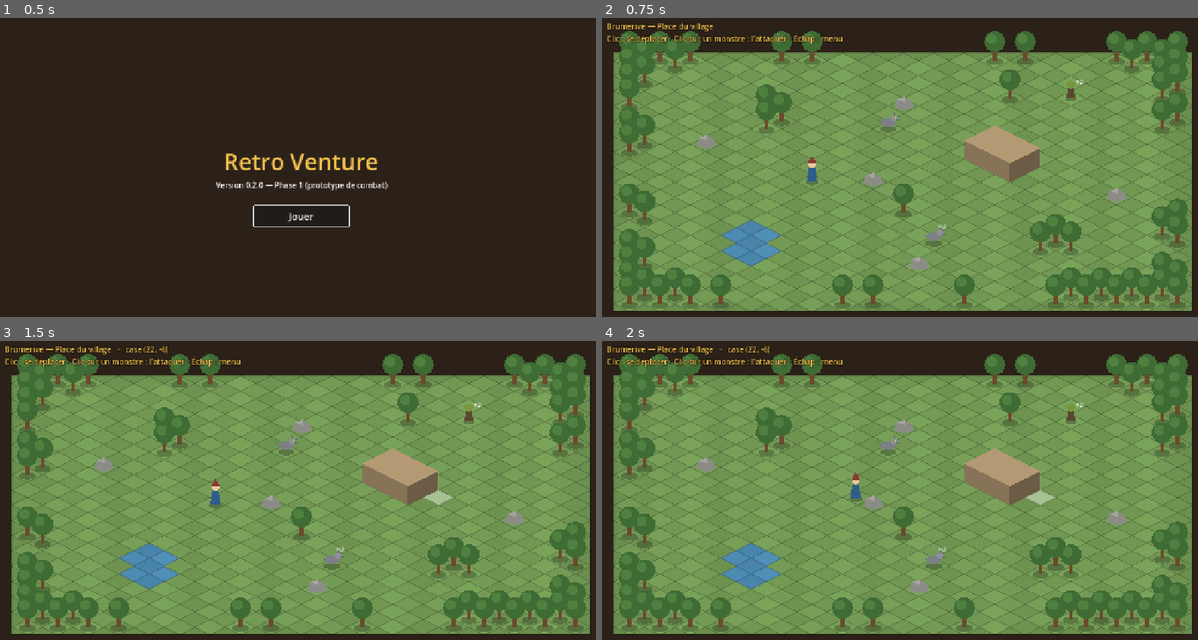
Above: before the commit, frames 1-4 (two rows, left to right).
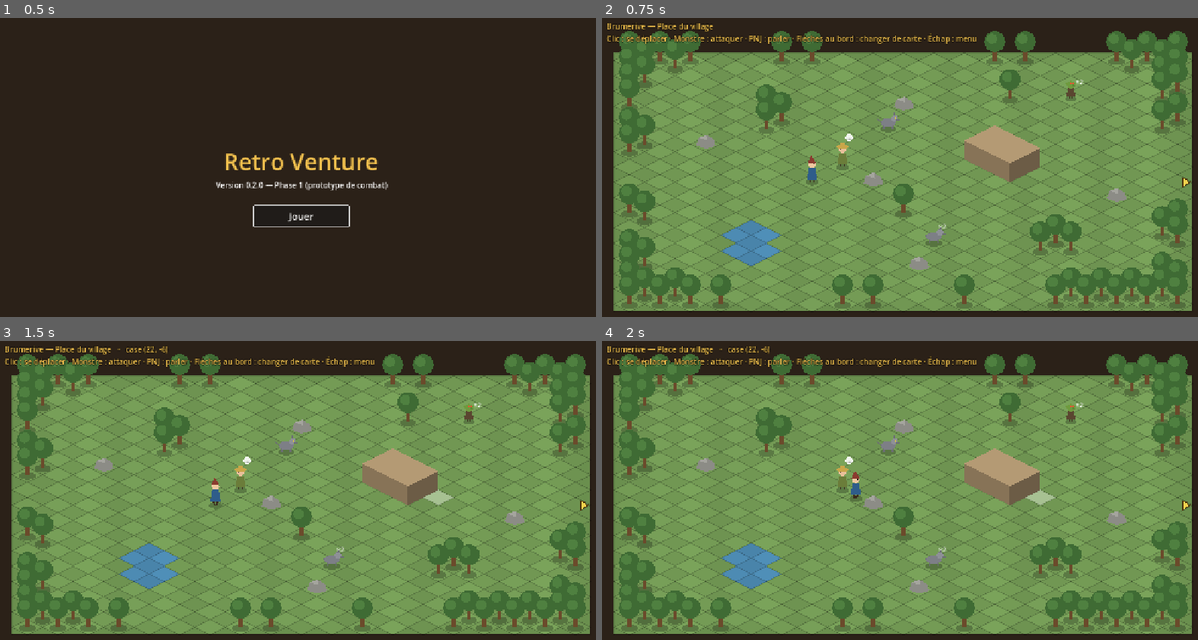
Above: after the commit, the same moments.

Repository: Ottoreg/Retro_Venture
Game: Godot game, scene res://client/main/main.tscn
Same seed, same stepped clock (60 frames per second), same inputs: the game is played once before the commit and once after it.
Inputs (mouse positions are in pixels of both pictures, inside the frame that each line leads up to):
- Up to frame 1 (0.5 s): no input
- Up to frame 2 (0.75 s): click "Jouer" at 0.5 s
- Up to frame 3 (1.5 s): tap Enter at 1.25 s; move the mouse to (435, 493) at 1.27 s; tap 1 at 1.35 s; click (435, 493) at 1.42 s
- Up to frame 4 (2 s): no input

Frame 1 is identical in both runs. In frame 2, 0.8% of the frame differs, in the area x 12-99%, y 5-76%; in frame 3, 0.8%; in frame 4, 0.8%.

Commit message:
Affichage : PNJ, bulle de dialogue, sorties de carte, marche animée
- PNJ dessinés (villageois au chapeau, gobelin), clic pour leur parler,
  bulle de dialogue réplique par réplique
- Flèches sur les bords qui mènent à une autre carte ; clic sur un bord
  (ou juste derrière) pour changer de carte ; info « Vers : … » au survol
- La vue garde la carte affichée pendant la marche jusqu'au bord
- Marche animée : petits sauts, jambes qui alternent, personnage tourné
  dans le sens de la marche
- Test client : dialogue et changement de carte

Co-Authored-By: Claude Opus 5.5 <noreply@anthropic.com>
Claude-Session: https://claude.ai/code/session_0114PiVWNQXwr2mf8nPZAMFH

Diff:
--- a/game/client/world/map_view.gd
+++ b/game/client/world/map_view.gd
@@ -12,6 +12,7 @@
 signal combat_message(text: String)
 signal combat_ended(victory: bool, xp: int)
 signal exploration_resumed
+signal map_changed
 
 enum Mode { EXPLORATION, COMBAT }
 
@@ -50,6 +51,9 @@
 
 var world: World
 var mode: Mode = Mode.EXPLORATION
+## Carte affichée. Elle peut être en retard sur `world.map` pendant une marche vers le bord :
+## le noyau a déjà changé de carte, l'écran pas encore.
+var _map: GameMap
 ## Sort sélectionné par le joueur en combat (id), ou "".
 var selected_spell := ""
 ## Ordre de jeu (ids) et combattant dont c'est le tour.
@@ -78,15 +82,33 @@
 ## Textes flottants : { text, color, pos (Vector2 grille), age }.
 var _floating: Array[Dictionary] = []
 
+# Dialogue en cours avec un PNJ : { nom, repliques, index, case }, ou {}.
+var _dialogue: Dictionary = {}
+var _bubble: PanelContainer
+var _bubble_name: Label
+var _bubble_text: Label
+
 
 func setup(p_world: World) -> void:
 	world = p_world
-	var rect := world.map.screen_rect()
+	if _bubble == null:
+		_build_bubble()
+	_load_map(world.map)
+	_load_exploration_actors()
+
+
+func current_map() -> GameMap:
+	return _map
+
+
+func _load_map(map: GameMap) -> void:
+	_map = map
+	_close_dialogue()
+	var rect := _map.screen_rect()
 	var rect_polygon := PackedVector2Array([rect.position, Vector2(rect.end.x, rect.position.y), rect.end, Vector2(rect.position.x, rect.end.y)])
 	_border_polygons.clear()
-	for cell in world.map.border_cells():
+	for cell in _map.border_cells():
 		_border_polygons.append_array(Geometry2D.intersect_polygons(IsoGrid.diamond(IsoGrid.cell_to_screen(cell)), rect_polygon))
-	_load_exploration_actors()
 	queue_redraw()
 
 
@@ -154,7 +176,10 @@
 			return
 		var cell := IsoGrid.screen_to_cell(get_local_mouse_position())
 		if button.button_index == MOUSE_BUTTON_LEFT:
-			_on_click(cell)
+			if not _dialogue.is_empty():
+				_next_dialogue_line()
+			else:
+				_on_click(cell)
 		elif button.button_index == MOUSE_BUTTON_RIGHT and selected_spell != "":
 			selected_spell = ""
 			_refresh_overlays()
@@ -165,13 +190,19 @@
 		if _playing:
 			_pending_click = cell
 			return
+		var npc := _map.npc_at(cell)
 		var group := world.group_at(cell)
-		if not group.is_empty():
+		var exit := _exit_at(cell)
+		if not npc.is_empty():
+			_send({"type": Protocol.CMD_TALK, "entite": World.PLAYER_ID, "pnj": npc["id"]})
+		elif not group.is_empty():
 			_send({"type": Protocol.CMD_ENGAGE, "entite": World.PLAYER_ID, "groupe": group["id"]})
+		elif not exit.is_empty():
+			_send({"type": Protocol.CMD_MOVE, "entite": World.PLAYER_ID, "cible": exit["case"], "sortie": exit["direction"]})
 		else:
 			_send({"type": Protocol.CMD_MOVE, "entite": World.PLAYER_ID, "cible": cell})
 		return
-	if _playing or not world.map.is_inside(cell):
+	if _playing or not _map.is_inside(cell):
 		return
 	if is_placement():
 		_send({"type": Protocol.CMD_PLACE, "entite": World.PLAYER_ID, "cible": cell})
@@ -184,6 +215,33 @@
 			_send({"type": Protocol.CMD_MOVE, "entite": World.PLAYER_ID, "cible": cell})
 
 
+## Sortie de carte visée par un clic sur `cell` : { direction, case } ou {}. Un clic sur une case
+## du bord ou sur la demi-case juste derrière fait changer de carte.
+func _exit_at(cell: Vector2i) -> Dictionary:
+	if _map.is_inside(cell):
+		var directions := _map.exit_directions(cell)
+		if not directions.is_empty() and _map.is_walkable(cell):
+			return {"direction": directions[0], "case": cell}
+		return {}
+	var row := cell.x + cell.y
+	var half_column := cell.x - cell.y
+	var direction := ""
+	if row <= 0:
+		direction = "haut"
+	elif row >= _map.rows:
+		direction = "bas"
+	elif half_column <= 0:
+		direction = "gauche"
+	elif half_column >= 2 * _map.columns:
+		direction = "droite"
+	if direction.is_empty() or not _map.exits.has(direction):
+		return {}
+	var target := _map.arrival_cell(GameMap.OPPOSITE_DIRECTION[direction], cell)
+	if direction not in _map.exit_directions(target):
+		return {}
+	return {"direction": direction, "case": target}
+
+
 func _send(command: Dictionary) -> void:
 	_preview.clear()
 	_queue.append_array(world.execute(command))
@@ -201,7 +259,14 @@
 
 
 func _describe(cell: Vector2i) -> String:
-	if not world.map.is_inside(cell):
+	if mode == Mode.EXPLORATION:
+		var exit := _exit_at(cell)
+		if not exit.is_empty():
+			return "Vers : %s" % world.neighbor_name(exit["direction"])
+		var npc := _map.npc_at(cell)
+		if not npc.is_empty():
+			return "%s (cliquer pour parler)" % npc["nom"]
+	if not _map.is_inside(cell):
 		return ""
 	for actor_id: String in _actors:
 		var data: Dictionary = _actors[actor_id]
@@ -209,16 +274,18 @@
 			if mode == Mode.COMBAT:
 				return "%s — %d / %d PV" % [data["name"], data["hp"], data["max_hp"]]
 			return "%s (groupe de %d)" % [data["name"], data["count"]] if data["count"] > 1 else data["name"]
-	return "case (%d, %d)%s" % [cell.x, cell.y, "" if world.map.is_walkable(cell) else " — bloquée"]
+	return "case (%d, %d)%s" % [cell.x, cell.y, "" if _map.is_walkable(cell) else " — bloquée"]
 
 
 func _update_preview() -> void:
 	_preview.clear()
-	if _playing or not world.map.is_inside(_hovered):
+	if _playing or not _map.is_inside(_hovered):
 		queue_redraw()
 		return
 	if mode == Mode.EXPLORATION:
-		_preview = world.map.find_path(world.position_of(World.PLAYER_ID), _hovered)
+		var exit := _exit_at(_hovered)
+		var target: Vector2i = exit["case"] if not exit.is_empty() else _hovered
+		_preview = _map.find_path(world.position_of(World.PLAYER_ID), target)
 	elif is_player_turn() and selected_spell == "" and _reachable.has(_hovered):
 		_preview = _reachable[_hovered]
 	queue_redraw()
@@ -247,8 +314,12 @@
 	var data: Dictionary = _actors[_walk_actor]
 	var current: Vector2 = data["pos"]
 	var next := Vector2(_walk_path[0])
-	var distance := IsoGrid.grid_to_screen(current).distance_to(IsoGrid.grid_to_screen(next))
+	var screen_delta := IsoGrid.grid_to_screen(next) - IsoGrid.grid_to_screen(current)
+	var distance := screen_delta.length()
 	var step := WALK_SPEED * delta
+	if absf(screen_delta.x) > 0.5:
+		data["facing"] = 1.0 if screen_delta.x > 0.0 else -1.0
+	data["phase"] += delta * 14.0
 	if distance <= step:
 		data["pos"] = next
 		_walk_path.remove_at(0)
@@ -292,11 +363,21 @@
 		_walk_path = path.duplicate()
 		combat_state_changed.emit()
 		return -1.0
+	if type == Protocol.EVT_DIALOGUE:
+		_open_dialogue(event)
+		return 0.0
+	if type == Protocol.EVT_MAP_CHANGED:
+		_load_map(world.map)
+		_load_exploration_actors()
+		_actors[World.PLAYER_ID]["pos"] = Vector2(event["position"])
+		map_changed.emit()
+		return 0.15
 	if type == Protocol.EVT_REFUSED:
 		if mode == Mode.COMBAT and _refusals.has(event["raison"]):
 			combat_message.emit(_refusals[event["raison"]])
 		return 0.0
 	if type == Protocol.EVT_COMBAT_STARTED:
+		_close_dialogue()
 		_load_combat_actors(event)
 		combat_started.emit()
 		return 0.3
@@ -388,7 +469,7 @@
 
 func _new_actor(pos: Vector2, kind: String, team: int, actor_name: String, hp: int, max_hp: int) -> Dictionary:
 	return {"pos": pos, "kind": kind, "team": team, "name": actor_name, "hp": hp, "max_hp": max_hp,
-		"pa": 0, "pm": 0, "alive": true, "count": 1}
+		"pa": 0, "pm": 0, "alive": true, "count": 1, "facing": 1.0, "phase": 0.0}
 
 
 ## Recalcule les zones affichées en combat (déplacement, portée du sort).
@@ -414,7 +495,7 @@
 func _draw() -> void:
 	if world == null:
 		return
-	var map := world.map
+	var map := _map
 	_draw_ground(map)
 
 	if mode == Mode.COMBAT:
@@ -442,12 +523,19 @@
 		var data: Dictionary = _actors[actor_id]
 		if data["alive"]:
 			drawables.append([IsoGrid.depth(data["pos"]) + 0.01, "acteur", actor_id])
+	if mode == Mode.EXPLORATION:
+		for npc in map.npcs:
+			drawables.append([IsoGrid.depth(Vector2(npc["case"])) + 0.01, "pnj", npc])
 	drawables.sort_custom(func(a: Array, b: Array) -> bool: return a[0] < b[0])
 	for drawable: Array in drawables:
 		if drawable[1] == "acteur":
 			_draw_actor(drawable[2])
+		elif drawable[1] == "pnj":
+			_draw_npc(drawable[2])
 		else:
 			_draw_obstacle(drawable[2], map.obstacles[drawable[2]])
+	if mode == Mode.EXPLORATION:
+		_draw_exit_arrows(map)
 
 	var font := ThemeDB.fallback_font
 	for text in _floating:
@@ -521,21 +609,27 @@
 func _draw_actor(actor_id: String) -> void:
 	var data: Dictionary = _actors[actor_id]
 	var base := IsoGrid.grid_to_screen(data["pos"])
+	var walking := actor_id == _walk_actor
+	var phase: float = data["phase"]
+	var facing: float = data["facing"]
 	if mode == Mode.COMBAT:
 		var ring := _ellipse(base, 18, 9)
 		ring.append(ring[0])
 		draw_polyline(ring, COLOR_TEAM[clampi(data["team"], 0, 1)], 3.0)
 		if actor_id == current_turn:
 			draw_colored_polygon(_ellipse(base, 18, 9), Color(1, 1, 1, 0.25))
+	# Petits sauts et jambes qui alternent pendant la marche.
+	var swing := sin(phase) * 3.0 if walking else 0.0
+	var body := base + Vector2(0, -absf(sin(phase)) * 2.5 if walking else 0.0)
 	var kind: String = data["kind"]
 	if actor_id == World.PLAYER_ID:
-		_draw_player(base)
+		_draw_humanoid(base, body, facing, swing, Color("2f5d8a"), Color("f0c8a0"), Color("8a3b2f"), "pointu")
 	elif kind.contains("loup"):
-		_draw_wolf(base)
+		_draw_wolf(base, body, facing, swing)
 	elif kind.contains("gobelin"):
-		_draw_goblin(base)
+		_draw_goblin(base, body, facing, swing)
 	else:
-		_draw_blob(base)
+		_draw_blob(base, body)
 	if mode == Mode.EXPLORATION and data["count"] > 1:
 		draw_string(ThemeDB.fallback_font, base + Vector2(10, -30), "×%d" % data["count"], HORIZONTAL_ALIGNMENT_LEFT, -1, 14, Color.WHITE)
 	if mode == Mode.COMBAT:
@@ -545,42 +639,165 @@
 		draw_rect(Rect2(bar.position, Vector2(bar.size.x * ratio, bar.size.y)), Color(0.3, 0.85, 0.3) if ratio > 0.3 else Color(0.9, 0.3, 0.2))
 
 
-func _draw_player(base: Vector2) -> void:
+func _draw_npc(npc: Dictionary) -> void:
+	var base := IsoGrid.cell_to_screen(npc["case"])
+	var npc_id: String = npc["id"]
+	if npc_id.contains("gobelin"):
+		_draw_goblin(base, base, -1.0, 0.0)
+	else:
+		_draw_humanoid(base, base, -1.0, 0.0, Color("6b7d3a"), Color("e8c09a"), Color("c9a64a"), "chapeau")
+	# Petite bulle « … » : ce personnage a quelque chose à dire.
+	var mark := base + Vector2(14, -62)
+	draw_circle(mark, 8, Color(1, 1, 1, 0.9))
+	draw_string(ThemeDB.fallback_font, mark + Vector2(-6, 4), "…", HORIZONTAL_ALIGNMENT_LEFT, -1, 14, Color(0.2, 0.2, 0.2))
+
+
+## Point d'un dessin tourné vers la droite (`facing` = 1) ou la gauche (-1).
+func _at(origin: Vector2, x: float, y: float, facing: float) -> Vector2:
+	return origin + Vector2(x * facing, y)
+
+
+## Personnage humanoïde : jambes, cape, tête, couvre-chef (« pointu » ou « chapeau »).
+func _draw_humanoid(base: Vector2, body: Vector2, facing: float, swing: float, cloak: Color, skin: Color, hat: Color, hat_kind: String) -> void:
 	draw_colored_polygon(_ellipse(base, 14, 7), COLOR_SHADOW)
+	draw_line(base + Vector2(-4, -8), base + Vector2(-4 + swing, 0), Color("3b2a1c"), 4.0)
+	draw_line(base + Vector2(4, -8), base + Vector2(4 - swing, 0), Color("3b2a1c"), 4.0)
 	draw_colored_polygon(PackedVector2Array([
-		base + Vector2(-11, -2), base + Vector2(11, -2), base + Vector2(7, -30), base + Vector2(-7, -30),
-	]), Color("2f5d8a"))
-	draw_circle(base + Vector2(0, -38), 8, Color("f0c8a0"))
+		body + Vector2(-11, -6), body + Vector2(11, -6), body + Vector2(7, -30), body + Vector2(-7, -30),
+	]), cloak)
+	draw_circle(body + Vector2(0, -38), 8, skin)
+	draw_circle(_at(body, 4, -39, facing), 1.3, Color(0.15, 0.1, 0.1))
+	if hat_kind == "chapeau":
+		draw_colored_polygon(_ellipse(body + Vector2(0, -43), 13, 4), hat)
+		draw_colored_polygon(PackedVector2Array([body + Vector2(-6, -43), body + Vector2(6, -43), body + Vector2(4, -52), body + Vector2(-4, -52)]), hat)
+	else:
+		draw_colored_polygon(PackedVector2Array([
+			body + Vector2(-9, -40), body + Vector2(9, -40), _at(body, -2, -57, facing),
+		]), hat)
+
+
+func _draw_wolf(base: Vector2, body: Vector2, facing: float, swing: float) -> void:
+	var fur := Color("7d7f86")
+	var dark := Color("6b6d73")
+	draw_colored_polygon(_ellipse(base, 18, 7), COLOR_SHADOW)
+	for leg_x in [-9.0, 9.0]:
+		var direction := 1.0 if leg_x < 0.0 else -1.0
+		draw_line(_at(body, leg_x, -10, facing), _at(base, leg_x + swing * direction, 0, facing), dark, 3.0)
+	draw_colored_polygon(_ellipse(body + Vector2(0, -14), 16, 9), fur)
+	draw_circle(_at(body, 13, -22, facing), 7, Color("8e9097"))
+	draw_colored_polygon(PackedVector2Array([_at(body, 10, -27, facing), _at(body, 13, -36, facing), _at(body, 16, -27, facing)]), dark)
+	draw_colored_polygon(PackedVector2Array([_at(body, 17, -21, facing), _at(body, 25, -19, facing), _at(body, 17, -17, facing)]), dark)
+	draw_colored_polygon(PackedVector2Array([_at(body, -15, -16, facing), _at(body, -26, -24 + swing, facing), _at(body, -14, -11, facing)]), dark)
+	draw_circle(_at(body, 15, -23, facing), 1.5, Color(0.9, 0.8, 0.2))
+
+
+func _draw_goblin(base: Vector2, body: Vector2, facing: float, swing: float) -> void:
+	var skin := Color("6f9a3e")
+	draw_colored_polygon(_ellipse(base, 12, 6), COLOR_SHADOW)
+	draw_line(base + Vector2(-3, -6), base + Vector2(-3 + swing, 0), Color("3b2a1c"), 3.0)
+	draw_line(base + Vector2(3, -6), base + Vector2(3 - swing, 0), Color("3b2a1c"), 3.0)
 	draw_colored_polygon(PackedVector2Array([
-		base + Vector2(-9, -40), base + Vector2(9, -40), base + Vector2(0, -56),
-	]), Color("8a3b2f"))
-
-
-func _draw_wolf(base: Vector2) -> void:
-	draw_colored_polygon(_ellipse(base, 18, 7), COLOR_SHADOW)
-	draw_colored_polygon(_ellipse(base + Vector2(0, -14), 16, 9), Color("7d7f86"))
-	draw_circle(base + Vector2(13, -22), 7, Color("8e9097"))
-	draw_colored_polygon(PackedVector2Array([base + Vector2(10, -27), base + Vector2(13, -36), base + Vector2(16, -27)]), Color("6b6d73"))
-	draw_colored_polygon(PackedVector2Array([base + Vector2(17, -21), base + Vector2(25, -19), base + Vector2(17, -17)]), Color("6b6d73"))
-	draw_colored_polygon(PackedVector2Array([base + Vector2(-15, -16), base + Vector2(-26, -24), base + Vector2(-14, -11)]), Color("6b6d73"))
-	draw_circle(base + Vector2(15, -23), 1.5, Color(0.9, 0.8, 0.2))
-
-
-func _draw_goblin(base: Vector2) -> void:
-	draw_colored_polygon(_ellipse(base, 12, 6), COLOR_SHADOW)
-	draw_colored_polygon(PackedVector2Array([
-		base + Vector2(-9, -2), base + Vector2(9, -2), base + Vector2(6, -22), base + Vector2(-6, -22),
+		body + Vector2(-9, -5), body + Vector2(9, -5), body + Vector2(6, -22), body + Vector2(-6, -22),
 	]), Color("5a4630"))
-	draw_circle(base + Vector2(0, -29), 8, Color("6f9a3e"))
-	draw_colored_polygon(PackedVector2Array([base + Vector2(-6, -31), base + Vector2(-17, -36), base + Vector2(-7, -26)]), Color("6f9a3e"))
-	draw_colored_polygon(PackedVector2Array([base + Vector2(6, -31), base + Vector2(17, -36), base + Vector2(7, -26)]), Color("6f9a3e"))
-	draw_circle(base + Vector2(-3, -30), 1.5, Color(1, 0.3, 0.2))
-	draw_circle(base + Vector2(3, -30), 1.5, Color(1, 0.3, 0.2))
-
-
-func _draw_blob(base: Vector2) -> void:
+	draw_circle(body + Vector2(0, -29), 8, skin)
+	draw_colored_polygon(PackedVector2Array([body + Vector2(-6, -31), body + Vector2(-17, -36), body + Vector2(-7, -26)]), skin)
+	draw_colored_polygon(PackedVector2Array([body + Vector2(6, -31), body + Vector2(17, -36), body + Vector2(7, -26)]), skin)
+	draw_colored_polygon(PackedVector2Array([_at(body, 5, -30, facing), _at(body, 12, -27, facing), _at(body, 5, -26, facing)]), Color("5d8433"))
+	draw_circle(_at(body, -1, -31, facing), 1.5, Color(1, 0.3, 0.2))
+	draw_circle(_at(body, 4, -31, facing), 1.5, Color(1, 0.3, 0.2))
+
+
+func _draw_blob(base: Vector2, body: Vector2) -> void:
 	draw_colored_polygon(_ellipse(base, 14, 7), COLOR_SHADOW)
-	draw_colored_polygon(_ellipse(base + Vector2(0, -12), 13, 12), Color("9a5fb0"))
+	draw_colored_polygon(_ellipse(body + Vector2(0, -12), 13, 12), Color("9a5fb0"))
+
+
+## Flèches au milieu des bords qui mènent à une autre carte.
+func _draw_exit_arrows(map: GameMap) -> void:
+	var rect := map.screen_rect()
+	var center := rect.get_center()
+	var arrows := {
+		"haut": [Vector2(center.x, 10), Vector2(0, -1)],
+		"bas": [Vector2(center.x, rect.end.y - 10), Vector2(0, 1)],
+		"gauche": [Vector2(14, center.y), Vector2(-1, 0)],
+		"droite": [Vector2(rect.end.x - 14, center.y), Vector2(1, 0)],
+	}
+	for direction: String in map.exits:
+		if not arrows.has(direction):
+			continue
+		var tip: Vector2 = arrows[direction][0]
+		var forward: Vector2 = arrows[direction][1]
+		var side := Vector2(-forward.y, forward.x)
+		var points := PackedVector2Array([tip + forward * 9, tip - forward * 7 + side * 10, tip - forward * 7 - side * 10])
+		draw_colored_polygon(points, Color(1, 0.85, 0.3, 0.9))
+		points.append(points[0])
+		draw_polyline(points, Color(0.3, 0.2, 0.05), 2.0)
+
+
+# --- Bulle de dialogue -------------------------------------------------------------------------
+
+func _build_bubble() -> void:
+	_bubble = PanelContainer.new()
+	_bubble.mouse_filter = Control.MOUSE_FILTER_IGNORE
+	var style := StyleBoxFlat.new()
+	style.bg_color = Color(1, 0.98, 0.92, 0.96)
+	style.border_color = Color(0.35, 0.25, 0.12)
+	style.set_border_width_all(2)
+	style.set_corner_radius_all(10)
+	style.set_content_margin_all(10)
+	_bubble.add_theme_stylebox_override("panel", style)
+	var box := VBoxContainer.new()
+	box.mouse_filter = Control.MOUSE_FILTER_IGNORE
+	_bubble.add_child(box)
+	_bubble_name = Label.new()
+	_bubble_name.add_theme_color_override("font_color", Color(0.55, 0.3, 0.05))
+	_bubble_name.add_theme_font_size_override("font_size", 15)
+	_bubble_text = Label.new()
+	_bubble_text.custom_minimum_size = Vector2(300, 0)
+	_bubble_text.autowrap_mode = TextServer.AUTOWRAP_WORD_SMART
+	_bubble_text.add_theme_color_override("font_color", Color(0.15, 0.12, 0.1))
+	_bubble_text.add_theme_font_size_override("font_size", 15)
+	var hint := Label.new()
+	hint.text = "(cliquez pour continuer)"
+	hint.horizontal_alignment = HORIZONTAL_ALIGNMENT_RIGHT
+	hint.add_theme_color_override("font_color", Color(0.45, 0.4, 0.35))
+	hint.add_theme_font_size_override("font_size", 12)
+	for label: Label in [_bubble_name, _bubble_text, hint]:
+		label.mouse_filter = Control.MOUSE_FILTER_IGNORE
+		box.add_child(label)
+	_bubble.visible = false
+	add_child(_bubble)
+
+
+func _open_dialogue(event: Dictionary) -> void:
+	_dialogue = {"nom": event["nom"], "repliques": event["repliques"], "index": 0, "case": event["case"]}
+	_show_dialogue_line()
+
+
+func _next_dialogue_line() -> void:
+	_dialogue["index"] += 1
+	if _dialogue["index"] >= _dialogue["repliques"].size():
+		_close_dialogue()
+	else:
+		_show_dialogue_line()
+
+
+func _show_dialogue_line() -> void:
+	_bubble_name.text = _dialogue["nom"]
+	_bubble_text.text = _dialogue["repliques"][_dialogue["index"]]
+	_bubble.visible = true
+	_bubble.reset_size()
+	var bubble_size := _bubble.get_combined_minimum_size()
+	var anchor := IsoGrid.cell_to_screen(_dialogue["case"]) + Vector2(0, -68)
+	var top_left := anchor - Vector2(bubble_size.x / 2.0, bubble_size.y)
+	var max_x := _map.screen_rect().size.x - bubble_size.x
+	_bubble.position = Vector2(clampf(top_left.x, 0.0, maxf(max_x, 0.0)), maxf(top_left.y, -60.0))
+
+
+func _close_dialogue() -> void:
+	_dialogue = {}
+	if _bubble != null:
+		_bubble.visible = false
 
 
 func _scaled_diamond(center: Vector2, scale_factor: float) -> PackedVector2Array:
--- a/game/client/world/world_scene.gd
+++ b/game/client/world/world_scene.gd
@@ -3,7 +3,7 @@
 ## l'affichage (carte + interface de combat).
 
 const START_MAP := "res://data/cartes/brumerive_0_0.json"
-const HELP_EXPLORATION := "Clic : se déplacer · Clic sur un monstre : l'attaquer · Échap : menu"
+const HELP_EXPLORATION := "Clic : se déplacer · Monstre : attaquer · PNJ : parler · Flèches au bord : changer de carte · Échap : menu"
 const HELP_COMBAT := "Clic : se déplacer (cases vertes) · 1-4 : choisir un sort, clic : le lancer · Clic droit : annuler"
 
 @onready var _map_view: MapView = $MapView
@@ -18,11 +18,13 @@
 	if map == null:
 		_info.text = "Impossible de charger la carte %s" % START_MAP
 		return
-	_map_view.setup(World.new(map, GameData.load_all()))
+	var load_neighbor := func(map_id: String) -> GameMap: return DataLoader.load_map(DataLoader.map_path(map_id))
+	_map_view.setup(World.new(map, GameData.load_all(), load_neighbor))
 	_combat_hud.setup(_map_view)
 	_map_view.hovered_cell_changed.connect(_on_hovered_cell_changed)
 	_map_view.combat_started.connect(_update_info)
 	_map_view.exploration_resumed.connect(_update_info)
+	_map_view.map_changed.connect(_on_map_changed)
 	get_viewport().size_changed.connect(_center_map)
 	_center_map()
 	_update_info()
@@ -34,10 +36,16 @@
 
 
 func _center_map() -> void:
-	var map_size := _map_view.world.map.screen_rect().size
+	var map_size := _map_view.current_map().screen_rect().size
 	var free_space := get_viewport_rect().size - map_size
 	# Un peu plus de place en bas, pour la barre d'interface.
 	_map_view.position = Vector2(free_space.x / 2.0, maxf(free_space.y / 2.0 - 8.0, 0.0)).round()
+
+
+func _on_map_changed() -> void:
+	_hover_text = ""
+	_center_map()
+	_update_info()
 
 
 func _on_hovered_cell_changed(_cell: Vector2i, description: String) -> void:
@@ -46,7 +54,7 @@
 
 
 func _update_info() -> void:
-	var map := _map_view.world.map
+	var map := _map_view.current_map()
 	var help := HELP_COMBAT if _map_view.mode == MapView.Mode.COMBAT else HELP_EXPLORATION
 	var detail := "   ·   %s" % _hover_text if not _hover_text.is_empty() else ""
 	_info.text = "%s%s\n%s" % [map.display_name, detail, help]
--- a/game/tests/test_client.gd
+++ b/game/tests/test_client.gd
@@ -49,3 +49,36 @@
 	assert_eq(view.mode, MapView.Mode.EXPLORATION, "retour en exploration")
 	assert_false(view.world.in_combat())
 	scene.free()
+
+
+func test_pnj_et_changement_de_carte() -> void:
+	var tree := Engine.get_main_loop() as SceneTree
+	var scene: Node = load("res://client/world/world.tscn").instantiate()
+	tree.root.add_child(scene)
+	var view: MapView = scene.get_node("MapView")
+	var map := view.current_map()
+
+	# Parler au PNJ : le joueur s'approche, la bulle s'affiche, chaque clic passe à la suite.
+	assert_true(map.npcs.size() > 0, "un PNJ au village")
+	var npc: Dictionary = map.npcs[0]
+	view._on_click(npc["case"])
+	_run_until_idle(view)
+	assert_true(view._bubble.visible, "bulle de dialogue affichée")
+	assert_eq(view._bubble_text.text, npc["repliques"][0])
+	for i in npc["repliques"].size():
+		view._next_dialogue_line()
+	assert_false(view._bubble.visible, "bulle fermée après la dernière réplique")
+
+	# Sortie par le bord droit.
+	var exit_cell := Vector2i(-1, -1)
+	for cell: Vector2i in map.cells():
+		if map.is_walkable(cell) and "droite" in map.exit_directions(cell):
+			exit_cell = cell
+			break
+	assert_true(map.is_inside(exit_cell), "case de sortie trouvée")
+	view._on_click(exit_cell)
+	_run_until_idle(view)
+	assert_eq(view.world.map.id, map.exits["droite"])
+	assert_eq(view.current_map().id, map.exits["droite"], "la vue affiche la nouvelle carte")
+	assert_true(view.current_map().is_walkable(view.world.position_of(World.PLAYER_ID)))
+	scene.free()
